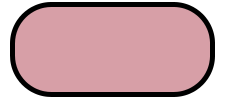
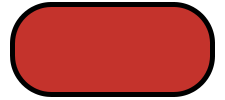
Layers edited between the first and the second 225 × 100 image:
painted on "Rectangle 1" over [15, 7, 210, 92]
